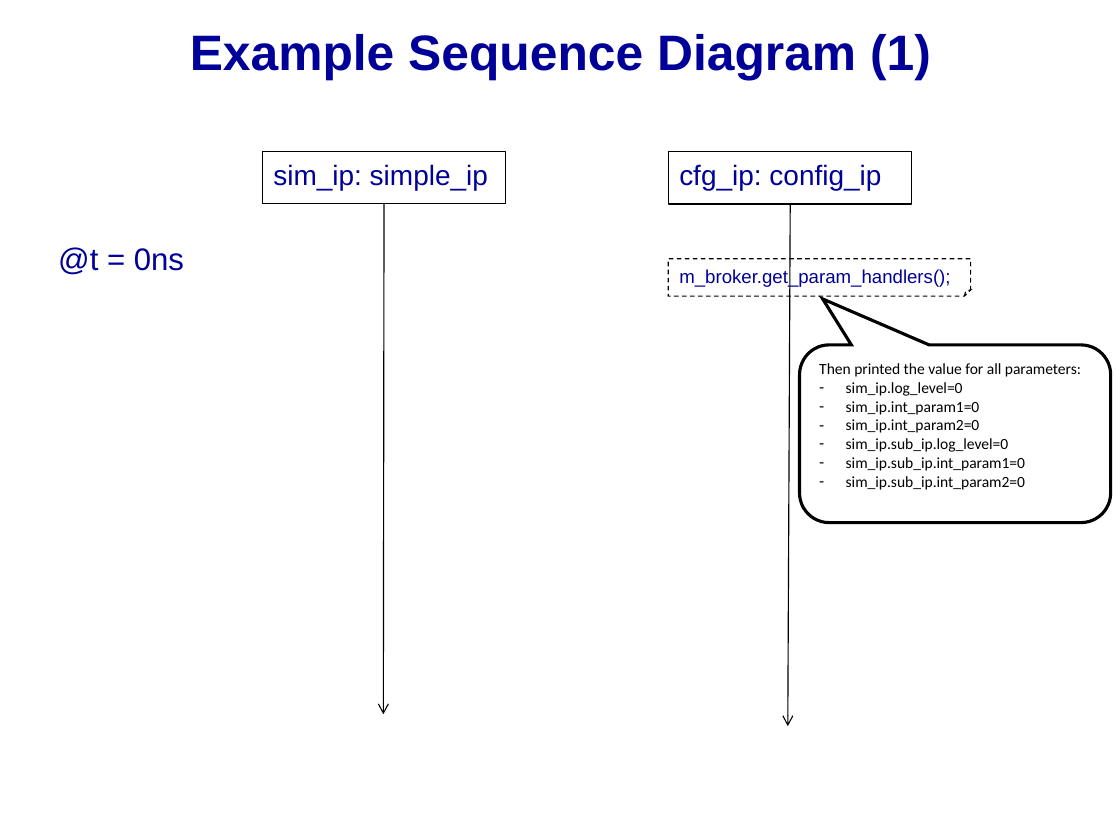
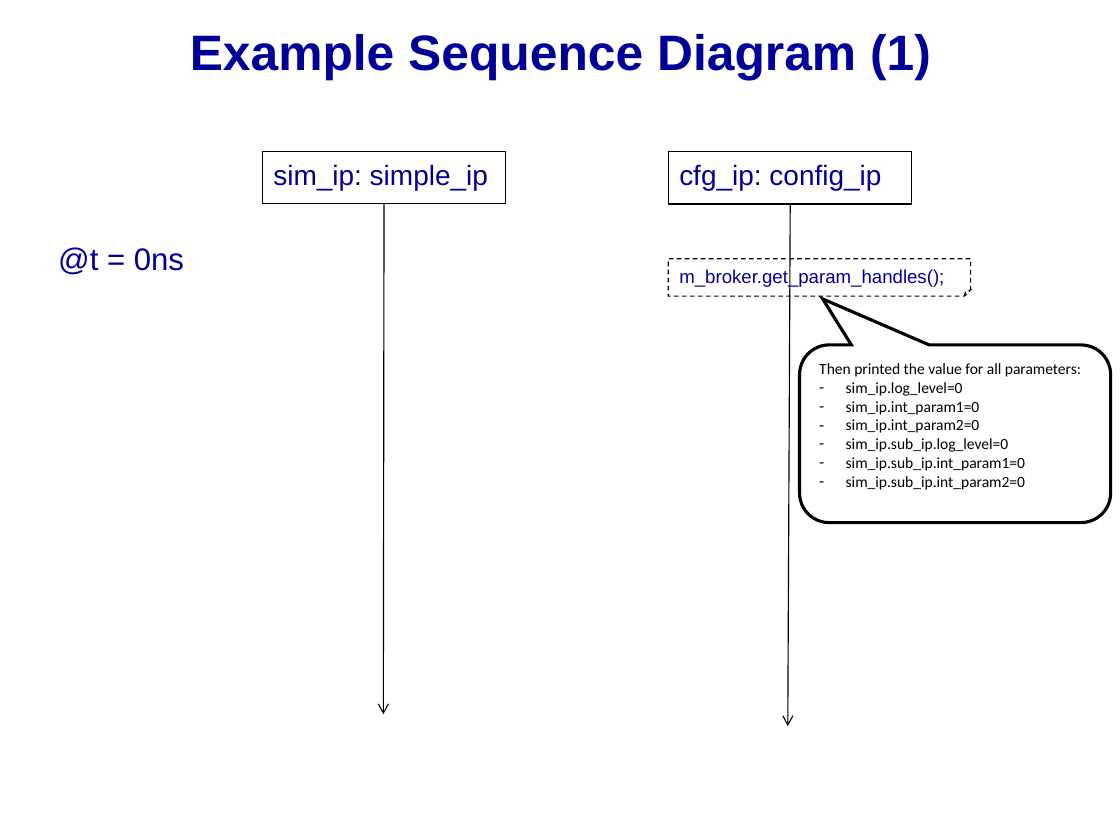
Before and after one commit to accellera-official/cci, a slide deck: slide 4 of examples/ex23_Hierarchical_Value_Update/docs/ex23_Hierarchical_Value_Update.ppt. Drawn at 1120x840 pixels with LibreOffice and Linux fonts; fonts in the diff are those of the drawing; background and template pictures are left out. Boxes give left, top, right and bottom in pixels: in the first picture for what was removed or moved away, otherwise in the second. Text is boxed around its words. In the diff, an @@ line names an element or a change of style, - is before the commit and + after.

```diff
--- a/examples/ex23_Hierarchical_Value_Update/docs/ex23_Hierarchical_Value_Update.ppt
+++ b/examples/ex23_Hierarchical_Value_Update/docs/ex23_Hierarchical_Value_Update.ppt
@@ text in folded corner at box(679, 268, 944, 287): text changed @@
-m_broker.get_param_handlers();
+m_broker.get_param_handles();
```
Also in this commit, not shown: 2 other slides changed, 1 slide removed, 8 other files.
